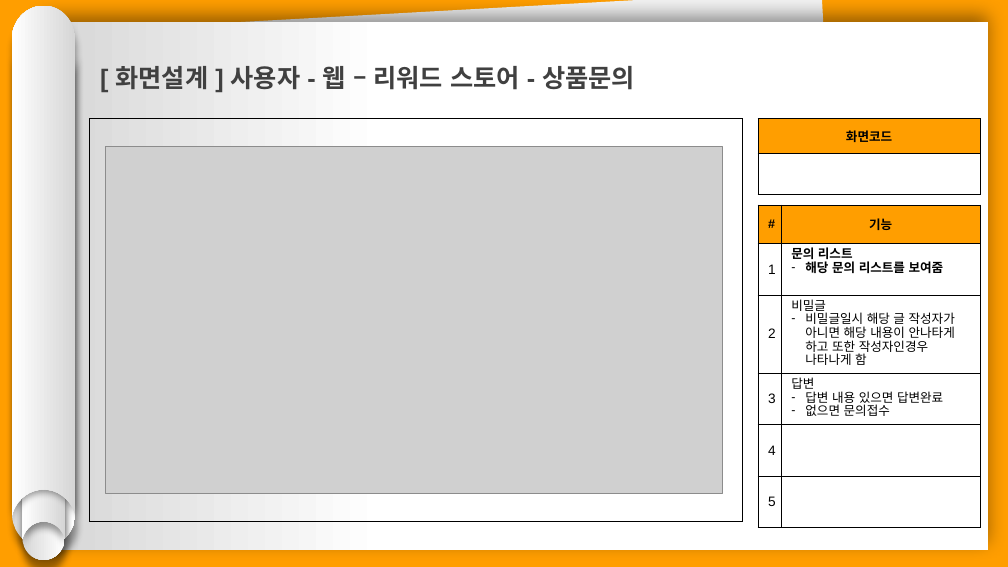
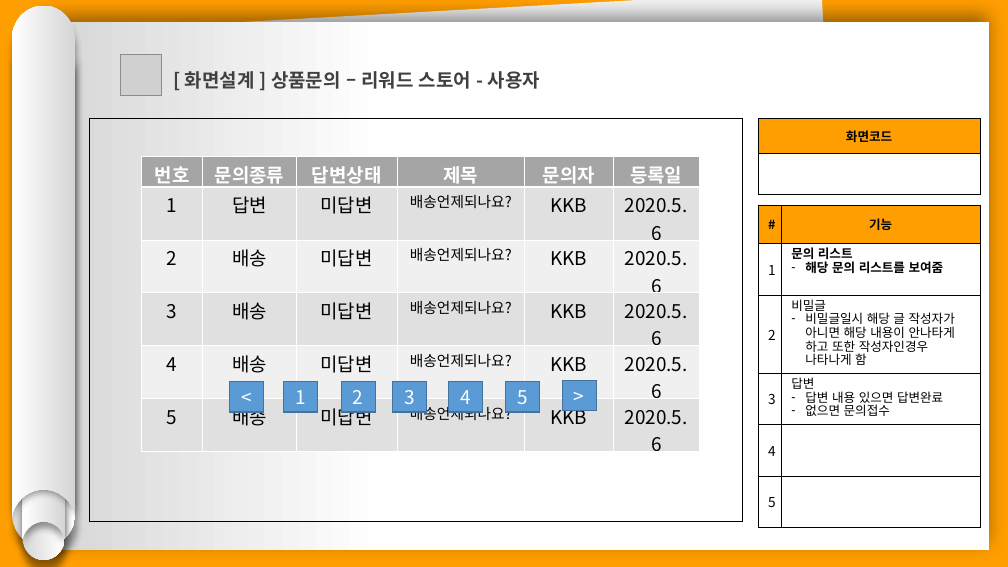
Before and after one commit to hhsw07/ezen-academy-projects, a slide deck: slide 4 of 0 발표용 파워포인트/project06 - 파워포인트 종합 - 기범.pptx. Drawn at 1008x567 pixels with LibreOffice and Linux fonts; fonts in the diff are those of the drawing; grey boxes stand for pictures. Boxes give left, top, right and bottom in pixels: in the first picture for what was removed or moved away, otherwise in the second. Text is boxed around its words. In the diff, an @@ line names an element or a change of style, - is before the commit and + after.

```diff
--- a/0 발표용 파워포인트/project06 - 파워포인트 종합 - 기범.pptx
+++ b/0 발표용 파워포인트/project06 - 파워포인트 종합 - 기범.pptx
@@ picture added at <box>120,54,162,96</box> @@
@@ text at <box>185,71,540,89</box>: text changed; size 24 to 18 pt; font Arial to Noto Sans CJK KR @@
-[ 화면설계 ] 사용자 - 웹 – 리워드 스토어 - 상품문의
+[ 화면설계 ] 상품문의 – 리워드 스토어 - 사용자
@@ picture removed at <box>106,147,723,493</box> @@
@@ table added at <box>141,157,699,455</box>, 6 rows, 6 columns @@
+번호 | 문의종류 | 답변상태 | 제목 | 문의자 | 등록일
+1 | 답변 | 미답변 | 배송언제되나요? | KKB | 2020.5.6
+2 | 배송 | 미답변 | 배송언제되나요? | KKB | 2020.5.6
+3 | 배송 | 미답변 | 배송언제되나요? | KKB | 2020.5.6
+4 | 배송 | 미답변 | 배송언제되나요? | KKB | 2020.5.6
+5 | 배송 | 미답변 | 배송언제되나요? | KKB | 2020.5.6
@@ table at <box>758,205,981,528</box> @@
@@ font Arial to Noto Sans CJK KR @@
@@ rectangle added at <box>230,382,264,413</box>, fill #5B9BD5, outline #43739E 1 pt, 18 pt, text #FFFFFF @@
+<
@@ rectangle added at <box>284,382,318,413</box>, fill #5B9BD5, outline #43739E 1 pt, 18 pt, text #FFFFFF @@
+1
@@ rectangle added at <box>341,382,375,413</box>, fill #5B9BD5, outline #43739E 1 pt, 18 pt, text #FFFFFF @@
+2
@@ rectangle added at <box>392,382,426,413</box>, fill #5B9BD5, outline #43739E 1 pt, 18 pt, text #FFFFFF @@
+3
@@ rectangle added at <box>449,382,483,413</box>, fill #5B9BD5, outline #43739E 1 pt, 18 pt, text #FFFFFF @@
+4
@@ rectangle added at <box>506,382,540,413</box>, fill #5B9BD5, outline #43739E 1 pt, 18 pt, text #FFFFFF @@
+5
@@ rectangle added at <box>562,380,596,411</box>, fill #5B9BD5, outline #43739E 1 pt, 18 pt, text #FFFFFF @@
+>
```
Also in this commit, not shown: 11 other slides changed, 1 slide removed.
